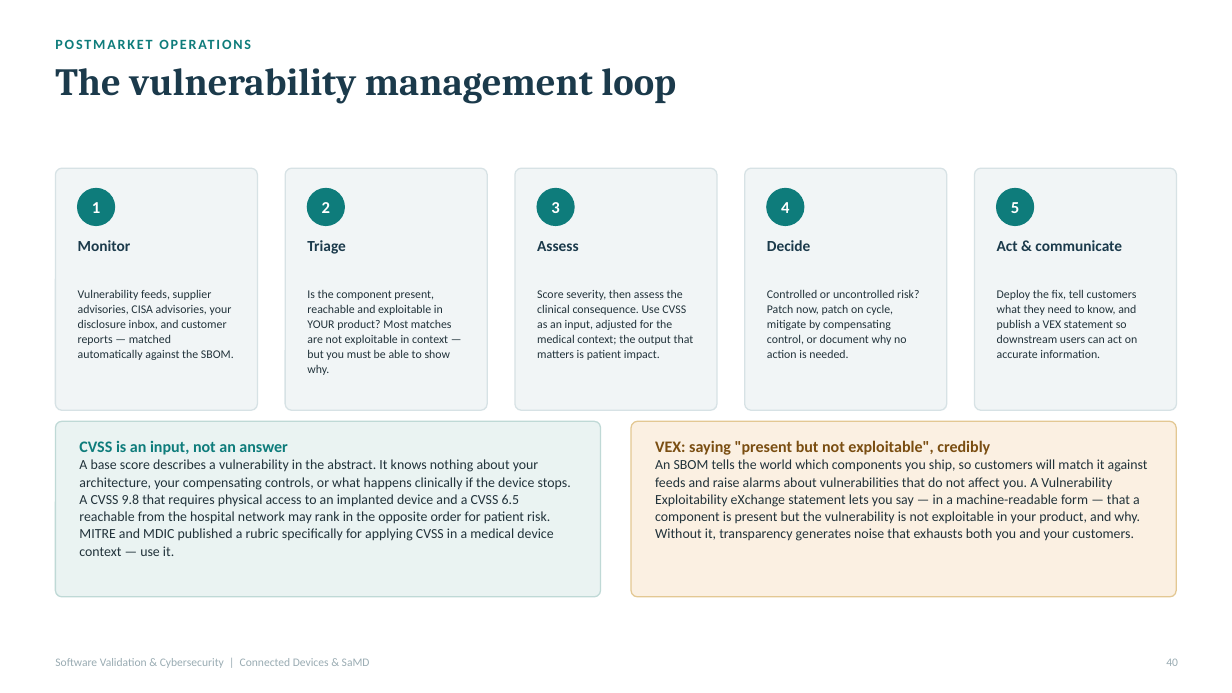
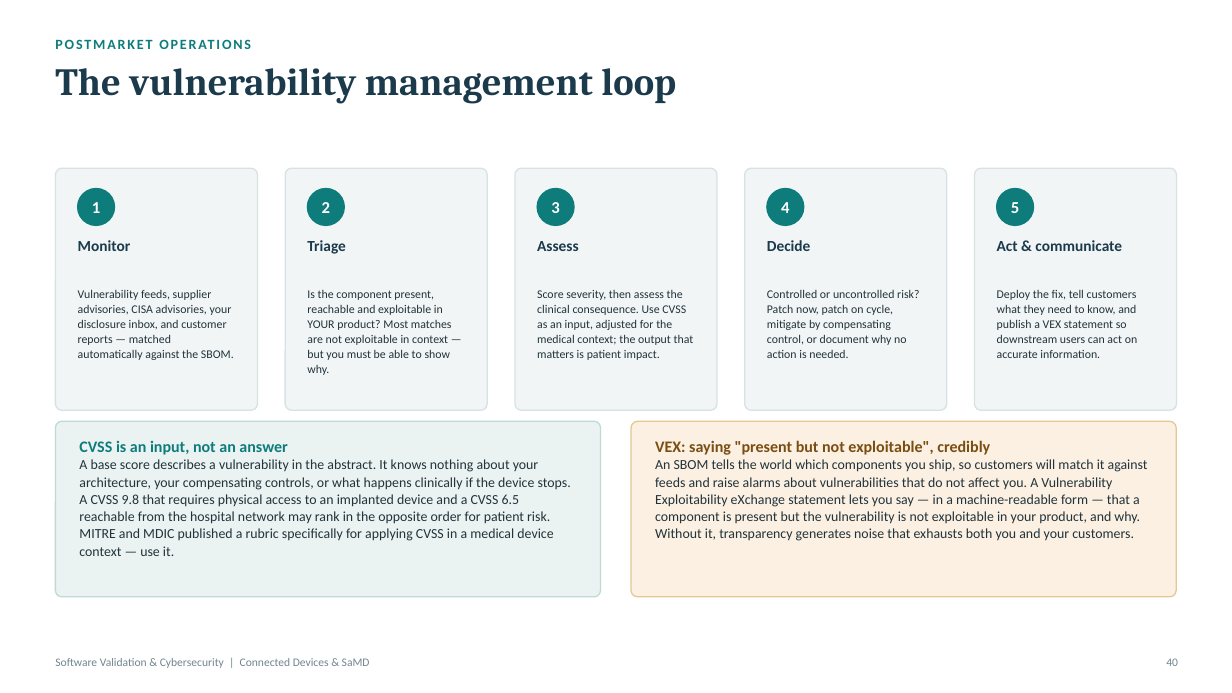
Before and after one commit to Jordantelder/my-website, a slide deck: slide 40 of seminars/software-validation-cybersecurity/Software_Validation_and_Cybersecurity_Seminar.pptx. Drawn at 1232x693 pixels with LibreOffice and Linux fonts; fonts in the diff are those of the drawing. Boxes give left, top, right and bottom in pixels: in the first picture for what was removed or moved away, otherwise in the second. Text is boxed around its words. In the diff, an @@ line names an element or a change of style, - is before the commit and + after.

```diff
--- a/seminars/software-validation-cybersecurity/Software_Validation_and_Cybersecurity_Seminar.pptx
+++ b/seminars/software-validation-cybersecurity/Software_Validation_and_Cybersecurity_Seminar.pptx
@@ text "Software Validation & Cybersecurity | ..." at [55,658,370,668]: text colour #9AACB3 to #72868F @@
@@ text "40" at [1166,658,1178,666]: text colour #9AACB3 to #72868F @@
```
Also in this commit, not shown: 50 other slides changed, 4 other files.
